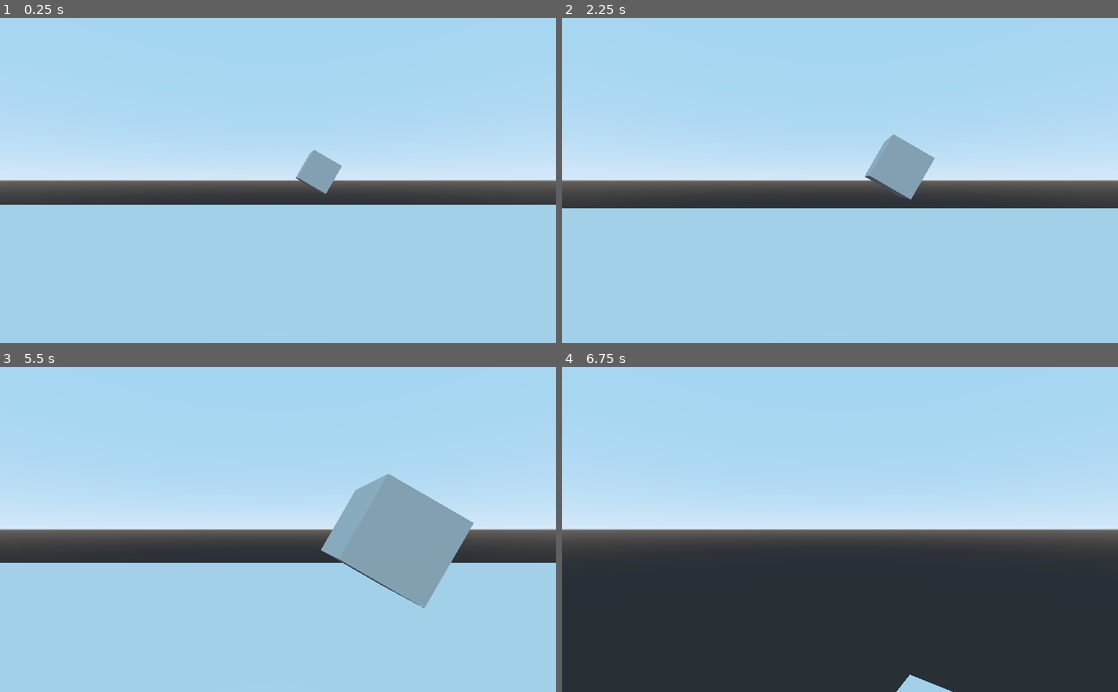
Above: before the commit, frames 1-4 (two rows, left to right).
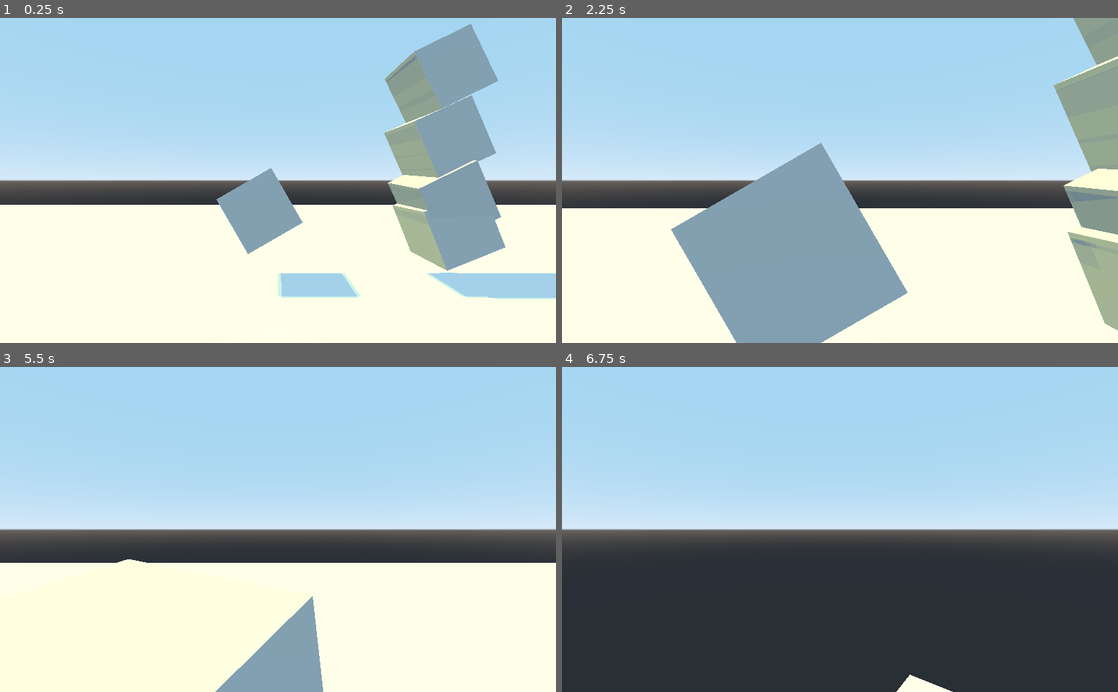
Above: after the commit, the same moments.

Repository: lateralyst/lsd_dating_sim
Game: Godot game, scene res://scenes/World.tscn
The game is run twice, just before and just after one commit, with the same random seed, the same clock (stepped at 60 frames per second) and the same inputs.
Inputs (mouse positions are in pixels of both pictures, inside the frame that each line leads up to):
- Up to frame 1 (0.25 s): no input
- Up to frame 2 (2.25 s): move the mouse to (867, 180) at 0.52 s; hold W (forward) from 0.53 s (still down); tap Space (jump) at 0.77, 1.52 s; tap Enter at 1.25 s; move the mouse to (812, 180) at 1.27 s; tap R (restart) at 2 s; move the mouse to (851, 174) at 2.02 s
- Up to frame 3 (5.5 s): keep holding W (forward); move the mouse to (272, 536) at 2.77 s; tap Space (jump) at 3.02, 3.77, 4.52 s; tap R (restart) at 3.5, 4.25, 5 s; move the mouse to (316, 532) at 3.52 s; move the mouse to (233, 526) at 4.27 s; move the mouse to (283, 529) at 5.02 s
- Up to frame 4 (6.75 s): move the mouse to (817, 523) at 5.77 s; release W (forward) at 5.78 s; hold D (right) 5.78-6.53 s; tap Space (jump) at 6.02 s; move the mouse to (867, 529) at 6.52 s; hold W (forward) from 6.53 s (still down)

The runs differ from the first frame. In frame 1, 50% of the frame differs, in the area x 0-100%, y 1-100%; in frame 2, 50%, in the area x 0-100%, y 0-100%; in frame 3, 45%; in frame 4, 0.3%.

Commit message:
mysteries of box discovered, box science now tool of mankind

Diff:
--- a/project.godot
+++ b/project.godot
@@ -15,7 +15,7 @@
 
 [application]
 
-config/name="randomtest"
+config/name="lsd_dating_sim"
 run/main_scene="res://scenes/World.tscn"
 config/icon="res://icon.png"
 
--- a/scenes/World.tscn
+++ b/scenes/World.tscn
@@ -27,13 +27,63 @@
 [node name="Player" parent="." instance=ExtResource( 2 )]
 
 [node name="RigidBody" type="RigidBody" parent="."]
-transform = Transform( 1, 0, 0, 0, 0.5, -0.866025, 0, 0.866025, 0.5, 0, 3, 0 )
+transform = Transform( 1, 0, 0, 0, 0.5, -0.866025, 0, 0.866025, 0.5, 8.34578, 3, -0.584139 )
 
 [node name="CollisionShape" type="CollisionShape" parent="RigidBody"]
-transform = Transform( 1, 0, 0, 0, 0.5, -0.866025, 0, 0.866025, 0.5, 15.368, 3, 0 )
 shape = SubResource( 4 )
 
 [node name="Box" type="MeshInstance" parent="RigidBody"]
-transform = Transform( 1, 0, 0, 0, 0.5, -0.866025, 0, 0.866025, 0.5, 15.368, 3, 0 )
 mesh = SubResource( 3 )
 material/0 = null
+
+[node name="Snake" type="Spatial" parent="."]
+
+[node name="SnakeBase" type="RigidBody" parent="Snake"]
+transform = Transform( 1, 0, 0, 0, 0.5, -0.866025, 0, 0.866025, 0.5, 0.518076, 2.46687, 0.0826998 )
+
+[node name="CollisionShape" type="CollisionShape" parent="Snake/SnakeBase"]
+transform = Transform( 1, 0, 0, 0, 1, 0, 0, 0, 1, 7.7708, 5.22195, 2.36865 )
+shape = SubResource( 4 )
+
+[node name="Box" type="MeshInstance" parent="Snake/SnakeBase"]
+transform = Transform( 1, 0, 0, 0, 1, 0, 0, 0, 1, 7.7708, 5.22195, 2.36865 )
+mesh = SubResource( 3 )
+material/0 = null
+
+[node name="SnakeBase2" type="RigidBody" parent="Snake"]
+transform = Transform( 1, 0, 0, 0, 0.5, -0.866025, 0, 0.866025, 0.5, 1.87781, 5.14124, 5.7294 )
+
+[node name="CollisionShape" type="CollisionShape" parent="Snake/SnakeBase2"]
+transform = Transform( 1, 0, 0, 0, 1, 0, 0, 0, 1, 6.46379, 0, 0 )
+shape = SubResource( 4 )
+
+[node name="Box" type="MeshInstance" parent="Snake/SnakeBase2"]
+transform = Transform( 1, 0, 0, 0, 1, 0, 0, 0, 1, 6.46379, 0, 0 )
+mesh = SubResource( 3 )
+material/0 = null
+
+[node name="SnakeBase3" type="RigidBody" parent="Snake"]
+transform = Transform( 1, 0, 0, 0, 0.5, -0.866025, 0, 0.866025, 0.5, 8.34578, 7.33356, 5.7294 )
+
+[node name="CollisionShape" type="CollisionShape" parent="Snake/SnakeBase3"]
+shape = SubResource( 4 )
+
+[node name="Box" type="MeshInstance" parent="Snake/SnakeBase3"]
+mesh = SubResource( 3 )
+material/0 = null
+
+[node name="SnakeBase4" type="RigidBody" parent="Snake"]
+transform = Transform( 1, 0, 0, 0, 0.5, -0.866025, 0, 0.866025, 0.5, 8.34578, 0.821921, 5.7294 )
+
+[node name="CollisionShape" type="CollisionShape" parent="Snake/SnakeBase4"]
+shape = SubResource( 4 )
+
+[node name="Box" type="MeshInstance" parent="Snake/SnakeBase4"]
+mesh = SubResource( 3 )
+material/0 = null
+
+[node name="DirectionalLight" type="DirectionalLight" parent="."]
+transform = Transform( 1, 0, 0, 0, -0.566376, 0.824147, 0, -0.824147, -0.566376, -6.05579, 19.2997, 0 )
+light_color = Color( 1, 0.866667, 0, 1 )
+shadow_enabled = true
+shadow_color = Color( 0.00784314, 0, 1, 1 )
